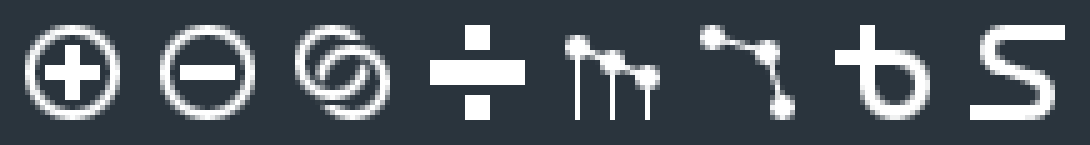
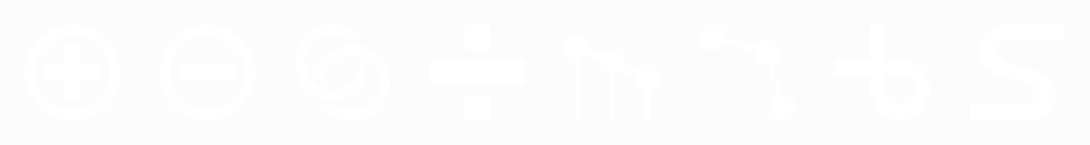
Two versions of the same layered image (1090 x 145). Layer-by-layer changes:
painted on "Create loop" over [835, 25, 930, 120]
hid "Слой 1" over [0, 0, 1090, 145]
